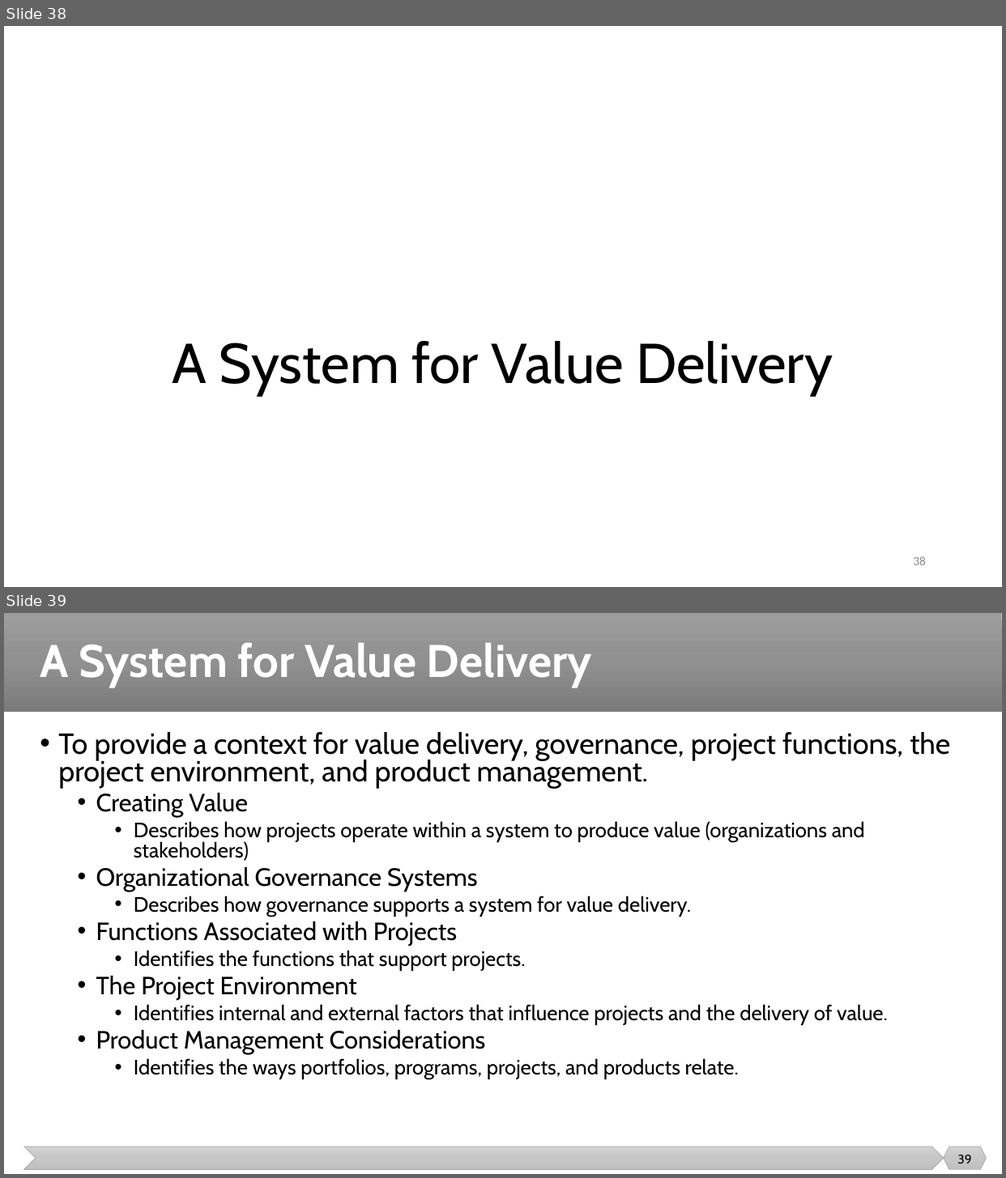
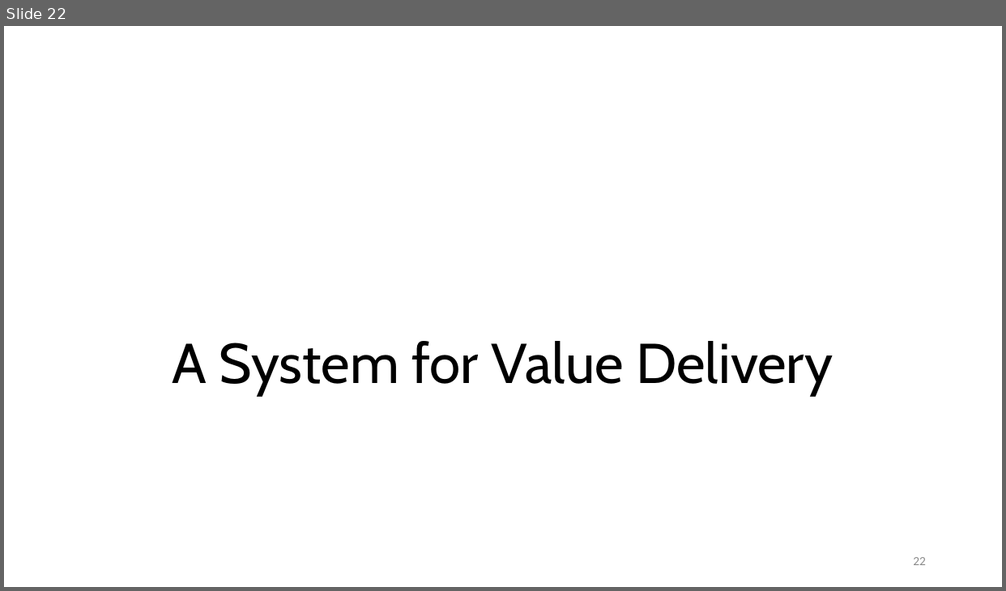
Before and after one commit to malenezi/malenezi, a slide deck: SE495/Lectures/1-Introduction/Introduction.pptx. Shown one above the other, each under a label of ours: slides 38 and 39 before the commit, slide 22 after it. The pictures are 1006x1178 and 1006x591 pixels, drawn with LibreOffice and Linux fonts; fonts in the diff are those of the drawing. Boxes give left, top, right and bottom in pixels: in the first picture for what was removed or moved away, otherwise in the second. Text is boxed around its words. In the diff, an @@ line names an element or a change of style, - is before the commit and + after.

```diff
--- a/SE495/Lectures/1-Introduction/Introduction.pptx
+++ b/SE495/Lectures/1-Introduction/Introduction.pptx
@@ slide 39 removed at [4,613,1002,1174], background #FFFFFF @@
@@ rectangle removed at [4,613,1002,712] @@
@@ title removed at [40,643,592,688] @@
-A System for Value Delivery
@@ text removed at [58,732,950,1080] @@
-• To provide a context for value delivery, governance, project functions, the project environment, and product management.
-  • Creating Value
-    • Describes how projects operate within a system to produce value (organizations and stakeholders)
-  • Organizational Governance Systems
-    • Describes how governance supports a system for value delivery.
-  • Functions Associated with Projects
-    • Identifies the functions that support projects.
-  • The Project Environment
-    • Identifies internal and external factors that influence projects and the delivery of value.
-  • Product Management Considerations
-    • Identifies the ways portfolios, programs, projects, and products relate.
@@ chevron removed at [24,1147,944,1170] @@
@@ hexagon removed at [944,1147,987,1170] @@
@@ page number removed at [957,1155,971,1164] @@
-39
@@ what was slide 38 is now slide 22 @@
@@ page number at [913,557,926,565]: text changed @@
-38
+22
```
Also in this commit, not shown: 9 slides changed, 28 slides added, 70 other slides removed, 8 other files.
